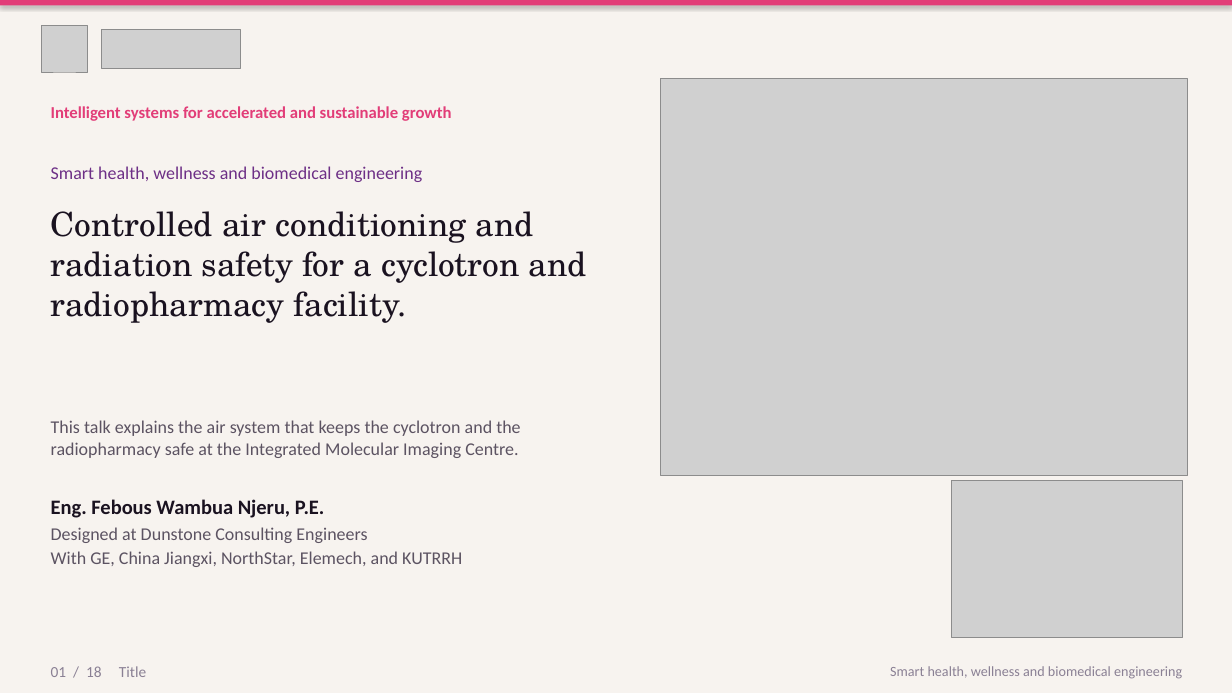
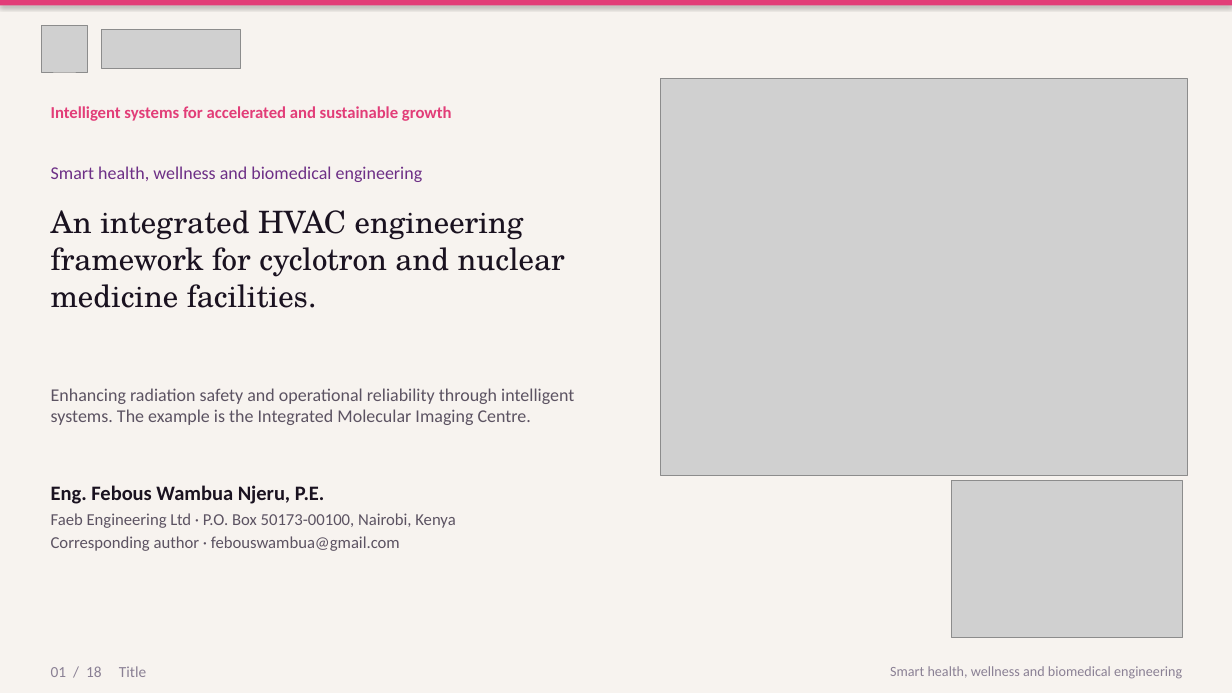
Before and after one commit to kakaijacob/Special-Operations-Schema, a slide deck: slide 1 of iek-talks/IEK_Cyclotron_HVAC_18_slides.pptx. Drawn at 1232x693 pixels with LibreOffice and Linux fonts; fonts in the diff are those of the drawing; grey boxes stand for pictures. Boxes give left, top, right and bottom in pixels: in the first picture for what was removed or moved away, otherwise in the second. Text is boxed around its words. In the diff, an @@ line names an element or a change of style, - is before the commit and + after.

```diff
--- a/iek-talks/IEK_Cyclotron_HVAC_18_slides.pptx
+++ b/iek-talks/IEK_Cyclotron_HVAC_18_slides.pptx
@@ text at box(51, 210, 565, 308): text changed; size 26 to 24 pt @@
-Controlled air conditioning and radiation safety for a cyclotron and radiopharmacy facility.
+An integrated HVAC engineering framework for cyclotron and nuclear medicine facilities.
@@ text at box(51, 388, 574, 425): text changed @@
-This talk explains the air system that keeps the cyclotron and the radiopharmacy safe at the Integrated Molecular Imaging Centre.
+Enhancing radiation safety and operational reliability through intelligent systems. The example is the Integrated Molecular Imaging Centre.
@@ text "Eng. Febous Wambua Njeru, P.E.": place and size @@
-text "Eng. Febous Wambua Njeru, P.E." at box(51, 499, 462, 567)
+text "Eng. Febous Wambua Njeru, P.E." at box(51, 485, 455, 551)
@@ text at box(51, 513, 455, 551): text changed; size 14 to 13 pt @@
-Designed at Dunstone Consulting Engineers
-With GE, China Jiangxi, NorthStar, Elemech, and KUTRRH
+Faeb Engineering Ltd · P.O. Box 50173-00100, Nairobi, Kenya
+Corresponding author · febouswambua@gmail.com
```
Also in this commit, not shown: 3 other slides changed, 1 other file.
